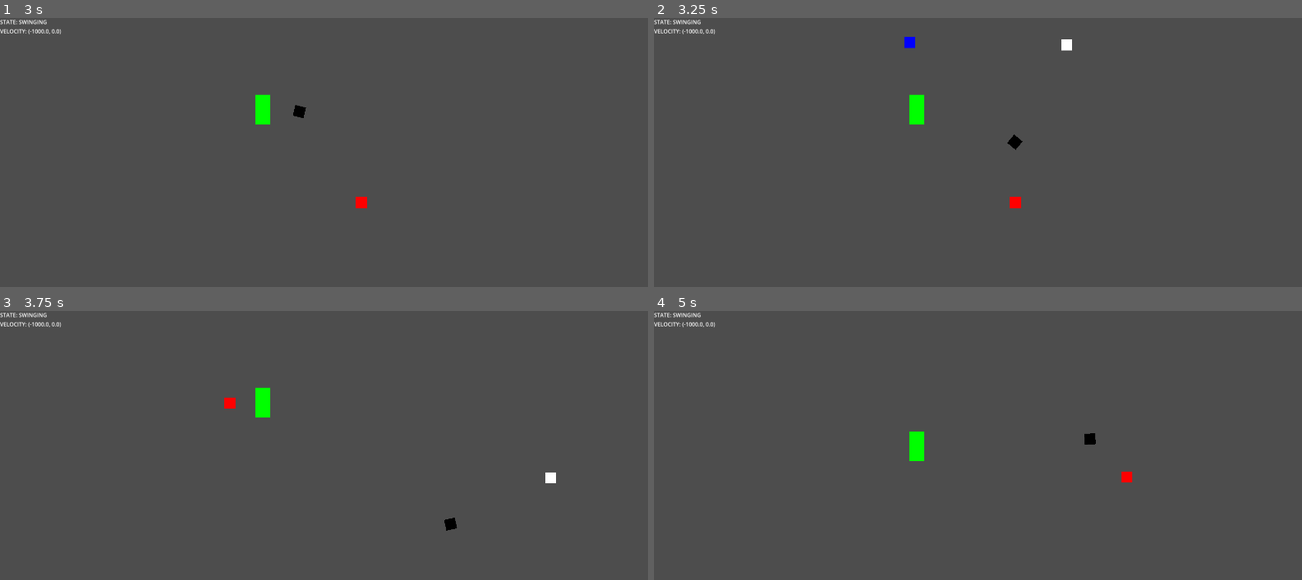
Above: before the commit, frames 1-4 (two rows, left to right).
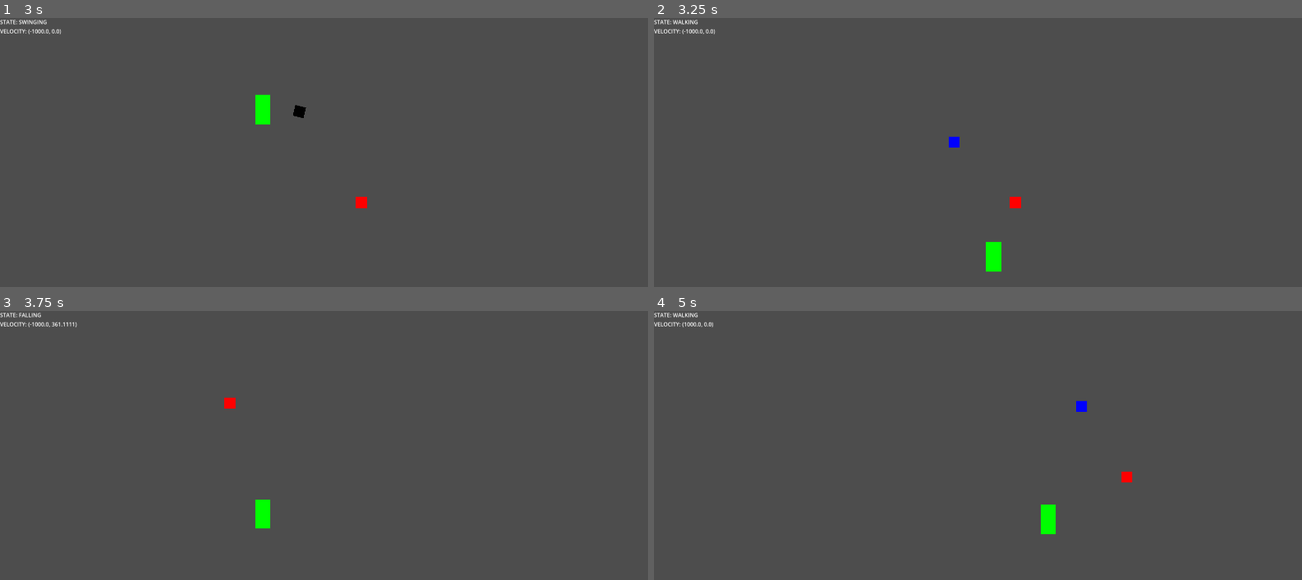
Above: after the commit, the same moments.

Repository: JeriamJito/ProjectWild
Game: Godot game, scene res://stage.tscn
The game is run twice, just before and just after one commit, with the same random seed, the same clock (stepped at 60 frames per second) and the same inputs.
Inputs (mouse positions are in pixels of both pictures, inside the frame that each line leads up to):
- Up to frame 1 (3 s): tap Enter at 0.5 s; move the mouse to (298, 276) at 0.52 s; hold D (move_right) 0.53-2.03 s; tap Space (jump) at 0.6, 0.77, 1.07, 1.52, 1.55, 1.82, 2.1, 2.75 s; move the mouse to (524, 257) at 1.27 s; click (524, 257) at 1.35 s; move the mouse to (129, 147) at 2.02 s; hold A (move_left) from 2.03 s (still down); move the mouse to (362, 203) at 2.77 s; click (362, 203) at 2.85 s
- Up to frame 2 (3.25 s): keep holding A (move_left); tap Space (jump) at 3.02, 3.05 s
- Up to frame 3 (3.75 s): keep holding A (move_left); tap Space (jump) at 3.32, 3.6 s; move the mouse to (226, 402) at 3.52 s
- Up to frame 4 (5 s): tap Space (jump) at 3.77, 4.07, 4.52, 4.55, 4.82 s; move the mouse to (1127, 477) at 4.27 s; release A (move_left) at 4.28 s; hold D (move_right) from 4.28 s (still down); click (1127, 477) at 4.35 s

Frame 1 is identical in both runs. In frame 2, 0.9% of the frame differs, in the area x 2-65%, y 0-95%; in frame 3, 0.7%; in frame 4, 0.8%.

Commit message:
(feat) can jump off rope

Diff:
--- a/components/whip.gd
+++ b/components/whip.gd
@@ -50,11 +50,16 @@
 
 
 func create_rope(state: Globals.STATES) -> void:
-	if state != STATES.SWINGING:
-		return
-	var grapple_points : Array = get_tree().get_nodes_in_group("WhipTarget")
-	var test_point : Node2D = grapple_points[grapple_point.x]
-	current_grapple_point = grapple_point.x
-	_rope = WHIP_LINE.instantiate()
-	get_tree().root.add_child(_rope)
-	_rope.create_rope(test_point.global_position, parent.global_position)
+	if state == STATES.SWINGING:
+		var grapple_points : Array = get_tree().get_nodes_in_group("WhipTarget")
+		var test_point : Node2D = grapple_points[grapple_point.x]
+		current_grapple_point = grapple_point.x
+		_rope = WHIP_LINE.instantiate()
+		get_tree().root.add_child(_rope)
+		_rope.create_rope(test_point.global_position, parent.global_position)
+	else:
+		var existing_rope = get_tree().get_first_node_in_group("WhipLine")
+		if not existing_rope:
+			return
+		parent.reparent(get_tree().root)
+		existing_rope.queue_free()
--- a/player/player.gd
+++ b/player/player.gd
@@ -37,9 +37,11 @@
 			Input.is_action_just_pressed("whip_use"):
 		change_state.emit(STATES.SWINGING)
 
-	if Input.is_action_just_pressed("jump") and \
-			state in [STATES.IDLE, STATES.WALKING, STATES.COYOTE]:
-		change_state.emit(STATES.JUMPING)
+	if Input.is_action_just_pressed("jump"):
+		if state in [STATES.IDLE, STATES.WALKING, STATES.COYOTE]:
+			change_state.emit(STATES.JUMPING)
+		elif state in [STATES.SWINGING]:
+			change_state.emit(STATES.FALLING)
 
 	if Input.is_action_just_released("jump") and state == STATES.JUMPING:
 		velocity.y = 0.0
